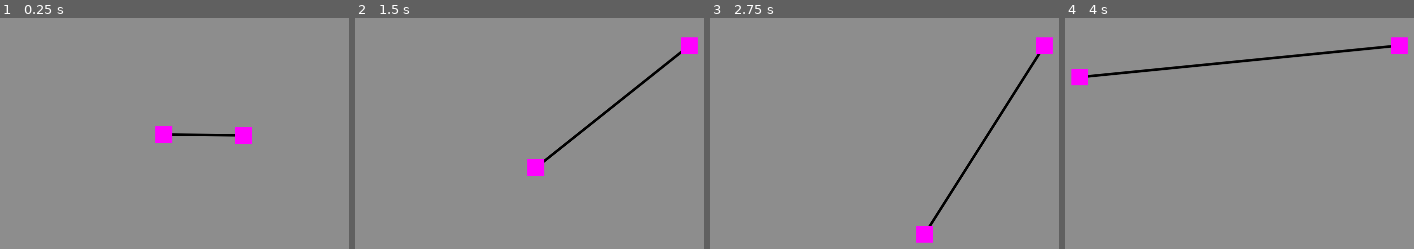
Above: before the commit, frames 1-4 (left to right).
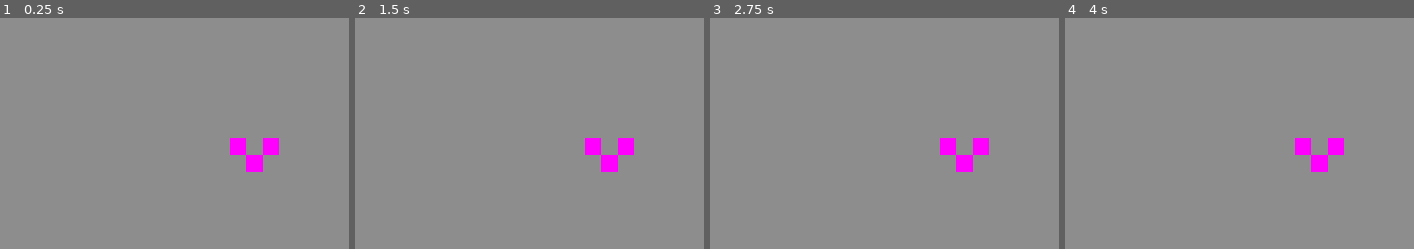
Above: after the commit, the same moments.

Repository: seneschall/fourcolourtheorem
Game: Godot game, scene res://main.tscn
Two runs of this game, one before a commit and one after it. Both use one fixed random seed, a clock stepped at 60 frames per second and the inputs below.
Inputs (mouse positions are in pixels of both pictures, inside the frame that each line leads up to):
- Up to frame 1 (0.25 s): no input
- Up to frame 2 (1.5 s): tap Enter at 0.5 s; drag from (599, 135) to (690, 45) at 0.52 s; tap Space at 1.25 s; drag from (519, 133) to (567, 235) at 1.27 s
- Up to frame 3 (2.75 s): tap Enter at 2 s; move the mouse to (1045, 45) at 2.02 s; click (1045, 45) at 2.17 s
- Up to frame 4 (4 s): tap Space at 2.75 s; drag from (1277, 235) to (1078, 78) at 2.77 s; tap Enter at 3.5 s; move the mouse to (outside the picture) at 3.52 s; click (outside the picture) at 3.67 s

The runs differ from the first frame. In frame 1, 1.8% of the frame differs, in the area x 44-80%, y 46-67%; in frame 2, 2.4%; in frame 3, 2.4%; in frame 4, 2.9%, in the area x 1-99%, y 8-67%.

Commit message:
added capability to draw edges

Diff:
--- a/graph.gd
+++ b/graph.gd
@@ -3,6 +3,7 @@
 var vertex_scene := preload("res://vertex.tscn")
 
 var adj: Array  # Array[Array[int]] adjacency list of all vertex_idx; index of list is index of vertex
+# maybe I should create a separate adjacency list for printing so I don't draw the edges twice?
 var vertex_idx: Dictionary[Vertex, int]  # Dictionary[Vertex, int] where int is the index of a given vertex
 var idx_vertex: Array[Vertex]
 
@@ -11,16 +12,29 @@
 
 # Called when the node enters the scene tree for the first time.
 func _ready() -> void:
-	pass  # Replace with function body.
+	var v := Vector2(960.0, 545.0)
+	var v1 := add_vertex(v + Vector2.RIGHT * 40)
+	var v2 := add_vertex(v + Vector2.LEFT * 40)
+	var v3 := add_vertex(v + Vector2.DOWN * 40)
+	add_edge(v1, v2)
+	add_edge(v2, v3)
+	add_edge(v1, v3)
+	print(idx_vertex)
+	print("adj: ", adj)
+	# queue_redraw()
 
 
 # Called every frame. 'delta' is the elapsed time since the previous frame.
 func _process(delta: float) -> void:
+	# queue_redraw()
 	pass
 
 
 func add_vertex(pos: Vector2 = Vector2.ZERO) -> Vertex:
 	var new_vertex: Vertex = vertex_scene.instantiate()
+	$Vertices.add_child(new_vertex)
+	new_vertex.position_changed.connect(_on_vertex_position_changed)
+
 	new_vertex.position = pos
 	adj.push_back([])
 	idx_vertex.push_back(new_vertex)
@@ -41,8 +55,8 @@
 	var to_idx: int = get_index_of(to)
 
 	# since the graph is undirected, we need to add both vertex_idx in both adjacency lists
-	adj[from_idx] = to_idx
-	adj[to_idx] = from_idx
+	adj[from_idx].append(to_idx)
+	adj[to_idx].append(from_idx)
 
 
 # func remove_edge(from: Vertex, to: Vertex) -> void:
@@ -59,3 +73,19 @@
 
 func get_neighbours_of(v: Vertex) -> Array[Vertex]:
 	return adj[get_index_of(v)]
+
+
+func _on_vertex_position_changed():
+	print("position changed")
+	queue_redraw()
+
+
+func _draw() -> void:
+	# draw_line(Vector2.ZERO, Vector2(500.0, 400.0), Color.BLACK, 5.0, true)
+	# draw_line(Vector2(1000.0, 540.0), Vector2(920.0, 539.0), Color.BLACK, 5.0, true)
+	print("redrawing")
+	for i in range(len(adj)):
+		var from: Vertex = get_vertex_at(i)
+		for j in adj[i]:
+			var to: Vertex = get_vertex_at(j)
+			draw_line(from.global_position, to.global_position, Color.BLACK, 5.0, true)
--- a/graph.tscn
+++ b/graph.tscn
@@ -10,3 +10,4 @@
 script = ExtResource("2_2637j")
 
 [node name="Vertices" type="Node2D" parent="."]
+script = ExtResource("2_2637j")
--- a/main.tscn
+++ b/main.tscn
@@ -1,9 +1,10 @@
-[gd_scene load_steps=6 format=3 uid="uid://btuy4gx7uma74"]
+[gd_scene load_steps=7 format=3 uid="uid://btuy4gx7uma74"]
 
 [ext_resource type="Script" uid="uid://bt3lrrmrotsww" path="res://main.gd" id="1_0xm2m"]
 [ext_resource type="PackedScene" uid="uid://b1n77v7bb5yq6" path="res://vertex.tscn" id="1_ig7tw"]
 [ext_resource type="Script" uid="uid://thqd8kcf7jfu" path="res://edge.gd" id="3_1bvp3"]
 [ext_resource type="PackedScene" uid="uid://qnt1vv4rnynq" path="res://edge.tscn" id="3_h2yge"]
+[ext_resource type="PackedScene" uid="uid://dhlyds6jarev1" path="res://graph.tscn" id="5_lquwl"]
 
 [sub_resource type="RectangleShape2D" id="RectangleShape2D_h2yge"]
 size = Vector2(96, 66)
@@ -17,12 +18,15 @@
 color = Color(0.552956, 0.552956, 0.552956, 1)
 
 [node name="Edge" type="Node2D" parent="."]
+visible = false
 script = ExtResource("3_1bvp3")
 
 [node name="Vertex" parent="." instance=ExtResource("1_ig7tw")]
+visible = false
 position = Vector2(933, 518)
 
 [node name="Vertex2" parent="." instance=ExtResource("1_ig7tw")]
+visible = false
 position = Vector2(742, 516)
 
 [node name="Path2D" parent="." instance=ExtResource("3_h2yge")]
@@ -41,4 +45,6 @@
 position = Vector2(575, 435)
 shape = SubResource("RectangleShape2D_h2yge")
 
+[node name="Graph" parent="." instance=ExtResource("5_lquwl")]
+
 [connection signal="mouse_entered" from="TestArea" to="." method="_on_test_area_mouse_entered"]
